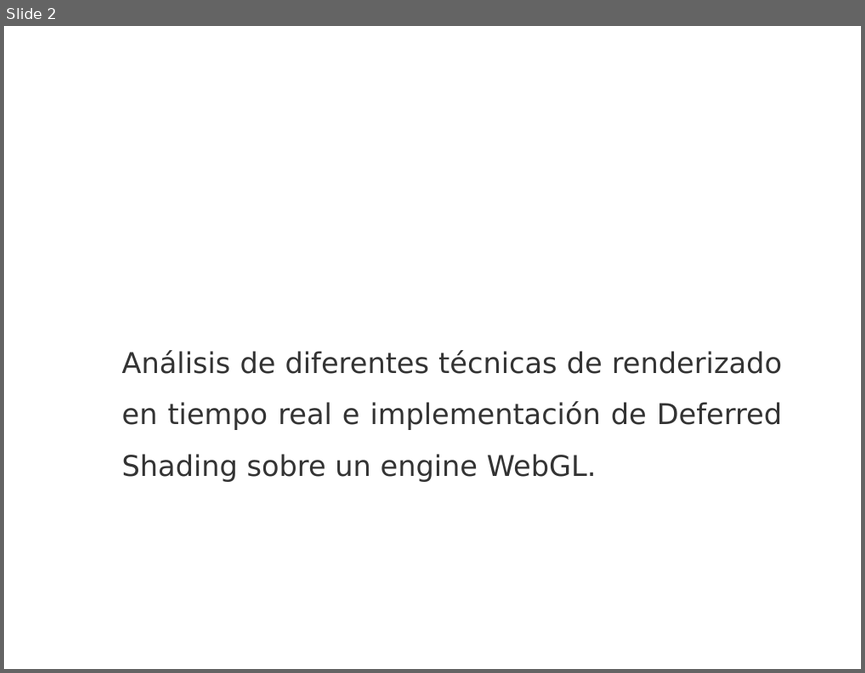
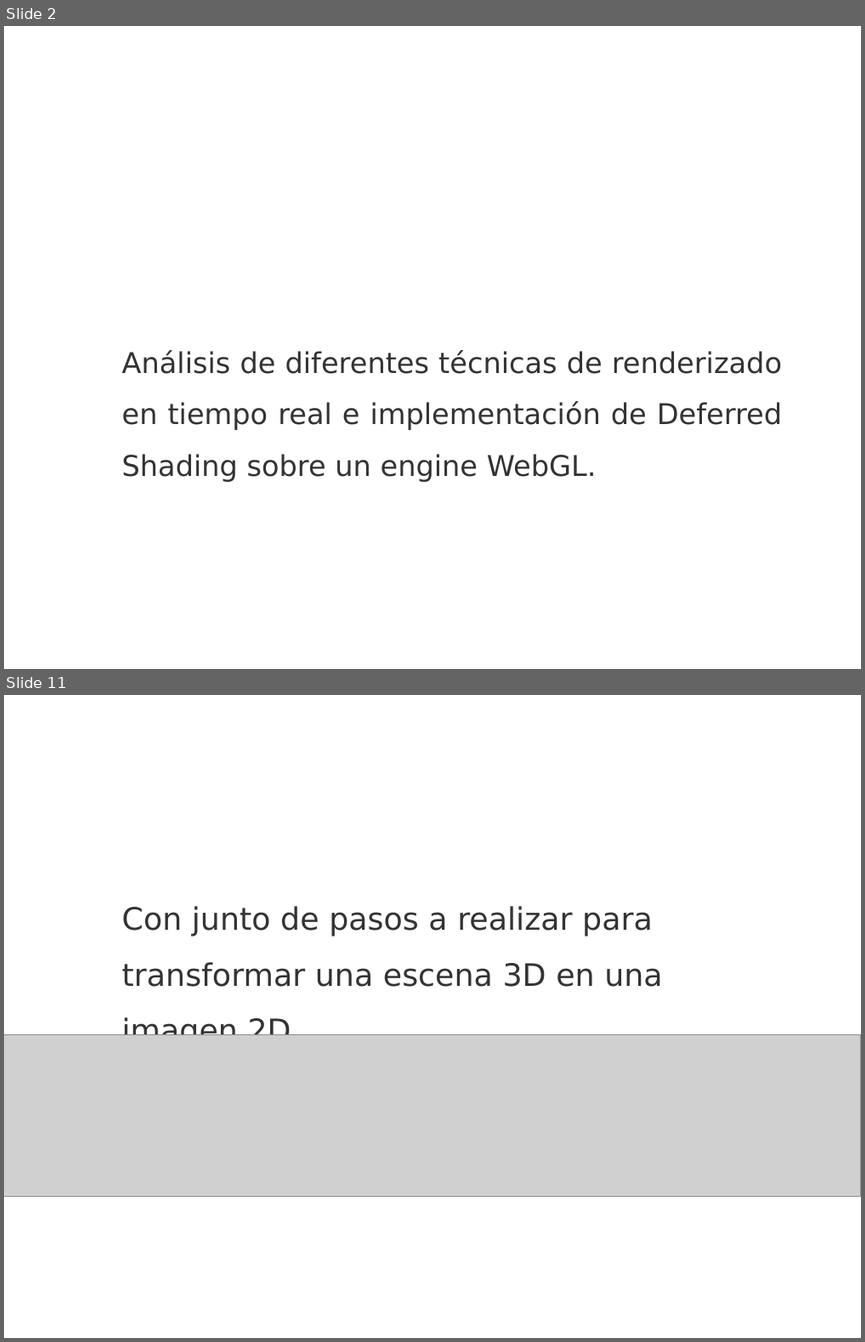
Before and after one commit to madowen/webGL, a slide deck: Docs/presentacion.pptx. Shown one above the other, each under a label of ours: slide 2 before the commit, slides 2 and 11 after it; the slides between them are not shown. The pictures are 865x673 and 865x1342 pixels, drawn with LibreOffice and Linux fonts; fonts in the diff are those of the drawing; grey boxes stand for pictures; background and template pictures are left out. Boxes give left, top, right and bottom in pixels: in the first picture for what was removed or moved away, otherwise in the second. Text is boxed around its words. In the diff, an @@ line names an element or a change of style, - is before the commit and + after.

Commit message:
Graphic Pipeline hecha de la presentacion

```diff
--- a/Docs/presentacion.pptx
+++ b/Docs/presentacion.pptx
@@ slide 11 added at bbox=[4, 695, 861, 1338], background picture (left out) @@
@@ title added at bbox=[69, 695, 861, 802], 28 pt, text #FFFFFF @@
+Graphics Pipeline
@@ text added at bbox=[122, 906, 662, 1035], 26 pt, text #333333 @@
+Con junto de pasos a realizar para transformar una escena 3D en una imagen 2D.
@@ picture added at bbox=[4, 1034, 861, 1197] @@
```
Also in this commit, not shown: 5 slides changed, 7 other slides added, 2 slides removed.
